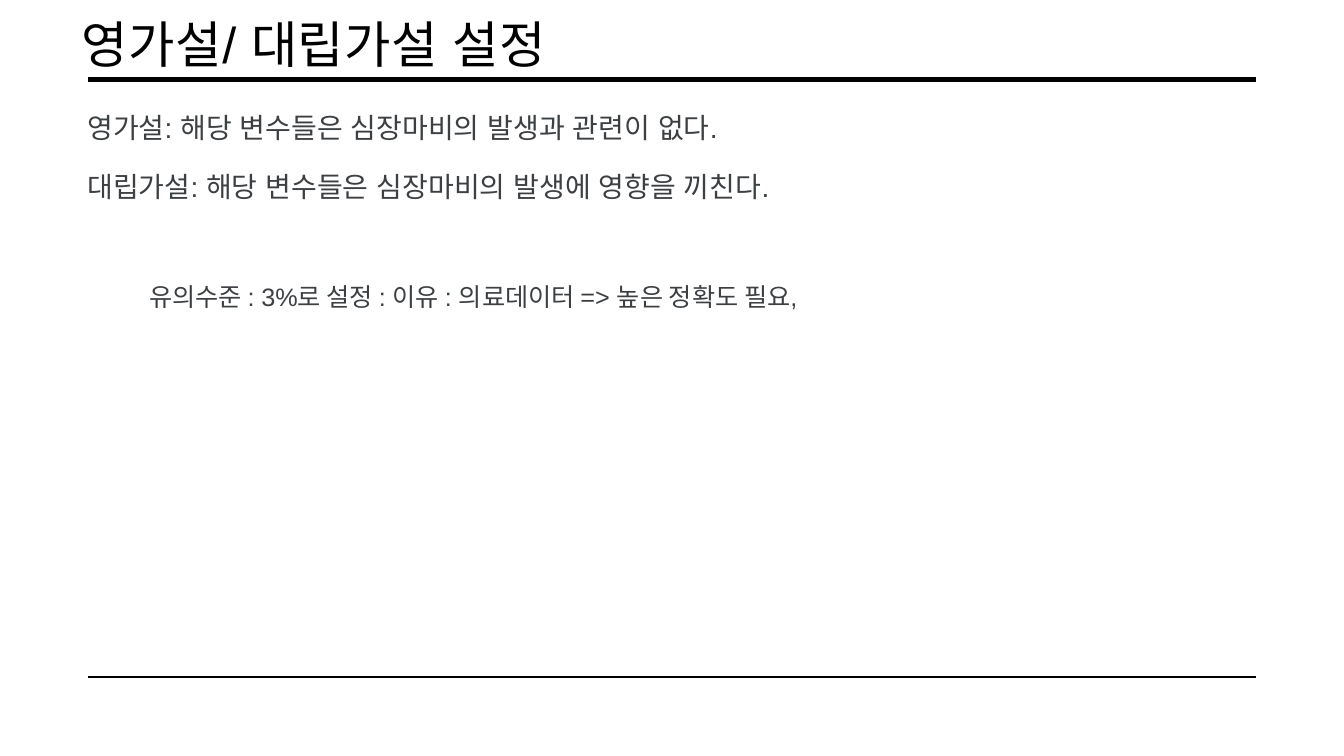
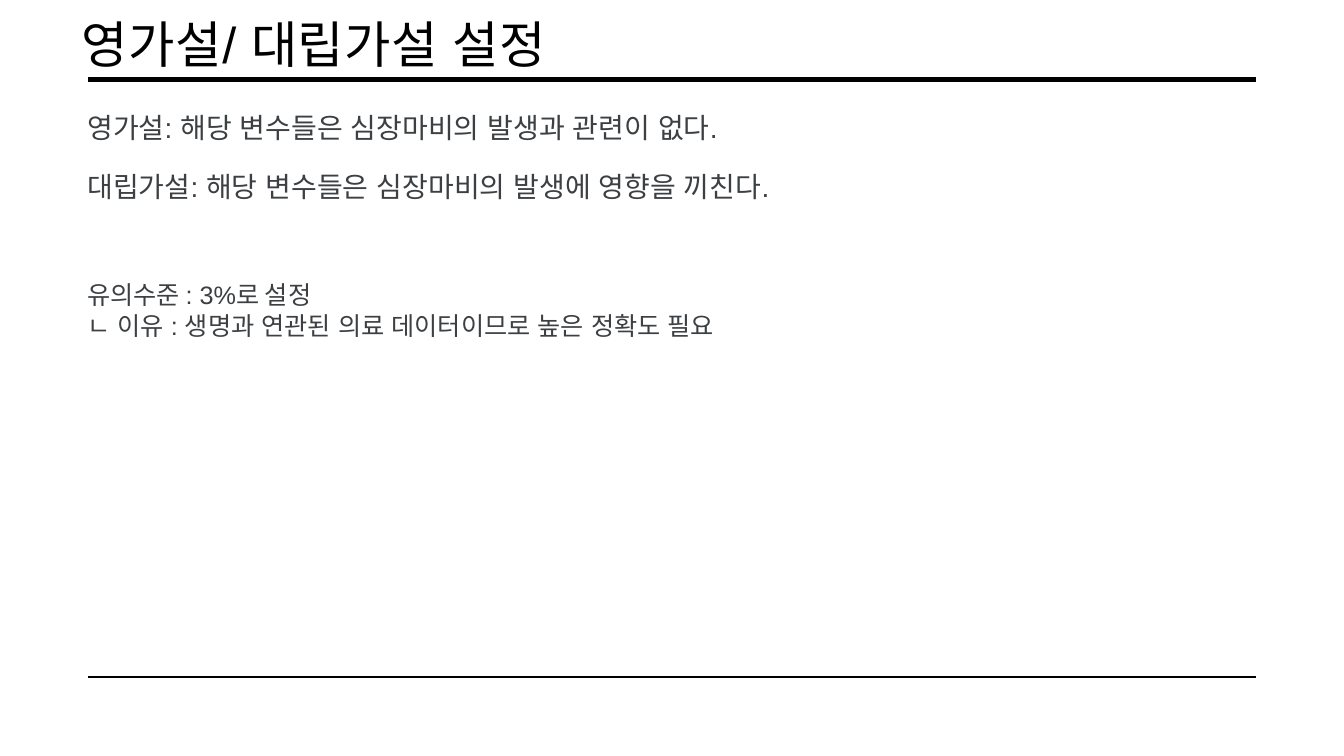
Before and after one commit to pillwood/Heart-Disease-Prediction, a slide deck: slide 7 of 201조 데이터 전처리.pptx (slide 5 before the commit). Drawn at 1344x756 pixels with LibreOffice and Linux fonts; fonts in the diff are those of the drawing. Boxes give left, top, right and bottom in pixels: in the first picture for what was removed or moved away, otherwise in the second. Text is boxed around its words. In the diff, an @@ line names an element or a change of style, - is before the commit and + after.

```diff
--- a/201조 데이터 전처리.pptx
+++ b/201조 데이터 전처리.pptx
@@ text at [87, 283, 714, 337]: text changed @@
-유의수준 : 3%로 설정 : 이유 : 의료데이터 => 높은 정확도 필요,
+유의수준 : 3%로 설정
+ㄴ 이유 : 생명과 연관된 의료 데이터이므로 높은 정확도 필요
```
Also in this commit, not shown: 9 other slides changed, 6 slides removed.
